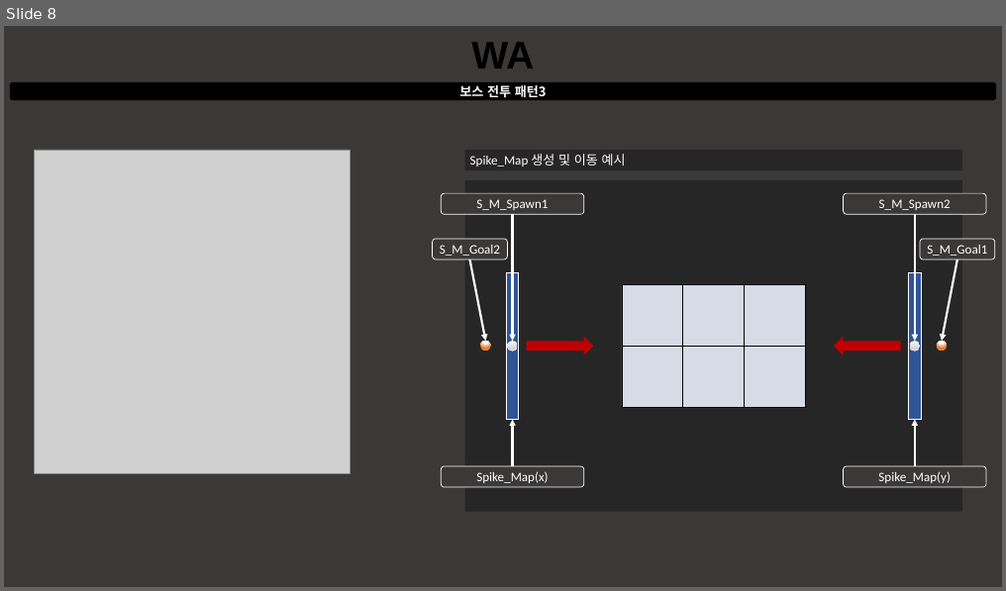
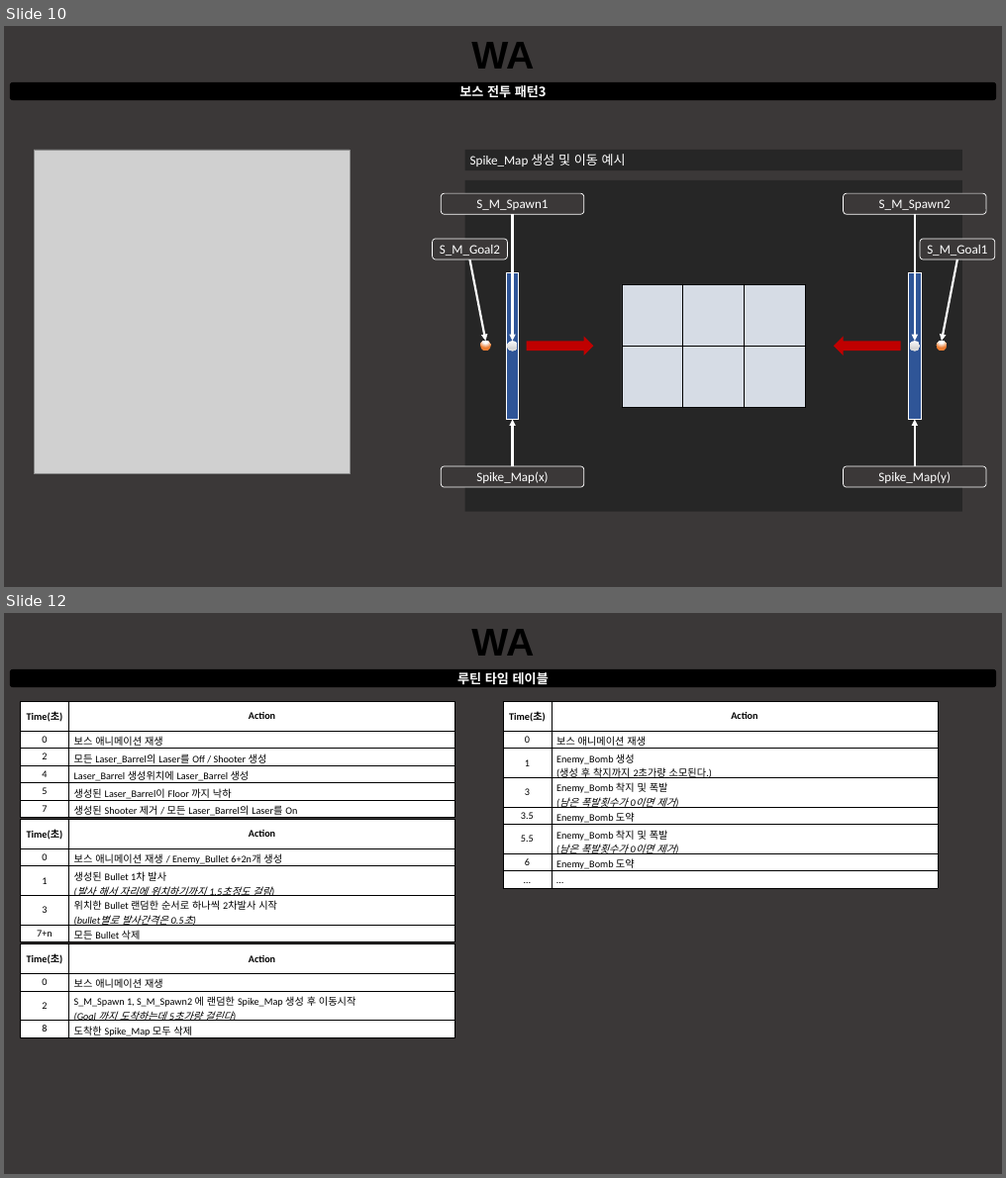
Before and after one commit to taeseongeom/WA, a slide deck: 기획서/문서/보스 기획서.pptx. Shown one above the other, each under a label of ours: slide 8 before the commit, slides 10 and 12 after it; the slides between them are not shown. The pictures are 1006x591 and 1006x1178 pixels, drawn with LibreOffice and Linux fonts; fonts in the diff are those of the drawing; grey boxes stand for pictures. Boxes give left, top, right and bottom in pixels: in the first picture for what was removed or moved away, otherwise in the second. Text is boxed around its words. In the diff, an @@ line names an element or a change of style, - is before the commit and + after.

Commit message:
보스기획서 일단 완성
풀리퀘스트올림

```diff
--- a/기획서/문서/보스 기획서.pptx
+++ b/기획서/문서/보스 기획서.pptx
@@ slide 12 added at bbox=[4, 613, 1002, 1174], background #3B3838 @@
@@ text added at bbox=[471, 629, 534, 656], 54 pt, text #000000, bold @@
+WA
@@ rounded rectangle added at bbox=[10, 669, 996, 687], fill #000000, 18 pt, text #FFFFFF, bold @@
+루틴 타임 테이블
@@ table added at bbox=[21, 701, 455, 822], 6 rows, 2 columns @@
+Time(초) | Action
+0 | 보스 애니메이션 재생
+2 | 모든 Laser_Barrel의 Laser를 Off / Shooter 생성
+4 | Laser_Barrel 생성위치에 Laser_Barrel 생성
+5 | 생성된 Laser_Barrel이 Floor 까지 낙하
+7 | 생성된 Shooter 제거 / 모든 Laser_Barrel의 Laser를 On
@@ table added at bbox=[503, 701, 938, 876], 8 rows, 2 columns @@
+Time(초) | Action
+0 | 보스 애니메이션 재생
+1 | Enemy_Bomb 생성 / (생성 후 착지까지 2초가량 소모된다.)
+3 | Enemy_Bomb 착지 및 폭발 / (남은 폭발횟수가 0이면 제거)
+3.5 | Enemy_Bomb 도약
+5.5 | Enemy_Bomb 착지 및 폭발 / (남은 폭발횟수가 0이면 제거)
+6 | Enemy_Bomb 도약
+… | …
@@ table added at bbox=[21, 820, 455, 947], 5 rows, 2 columns @@
+Time(초) | Action
+0 | 보스 애니메이션 재생 / Enemy_Bullet 6+2n개 생성
+1 | 생성된 Bullet 1차 발사 / (발사 해서 자리에 위치하기까지 1.5초정도 걸림)
+3 | 위치한 Bullet 랜덤한 순서로 하나씩 2차발사 시작 / (bullet별로 발사간격은 0.5초)
+7+n | 모든 Bullet 삭제
@@ table added at bbox=[21, 944, 455, 1041], 4 rows, 2 columns @@
+Time(초) | Action
+0 | 보스 애니메이션 재생
+2 | S_M_Spawn 1, S_M_Spawn2 에 랜덤한 Spike_Map 생성 후 이동시작 / (Goal 까지 도착하는데 5초가량 걸린다)
+8 | 도착한 Spike_Map 모두 삭제
@@ what was slide 8 is now slide 10 @@
```
Also in this commit, not shown: 6 slides changed, 2 other slides added, 4 other files.
